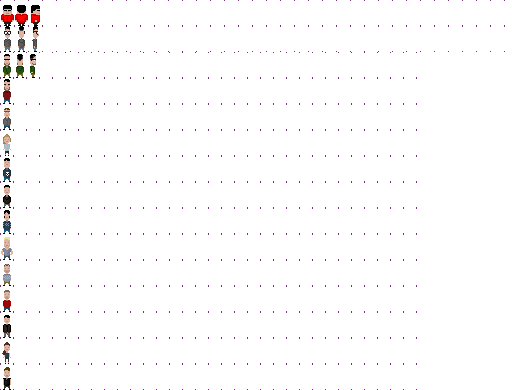
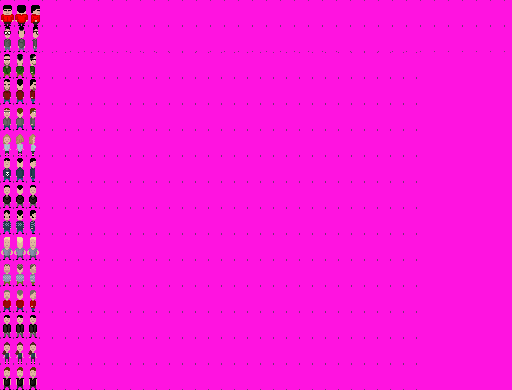
Comparing the layer stacks of the two 512px x 390px images. Changes:
painted on "actors" over [14, 13, 39, 390]
showed "Фон" over [0, 0, 512, 390]
